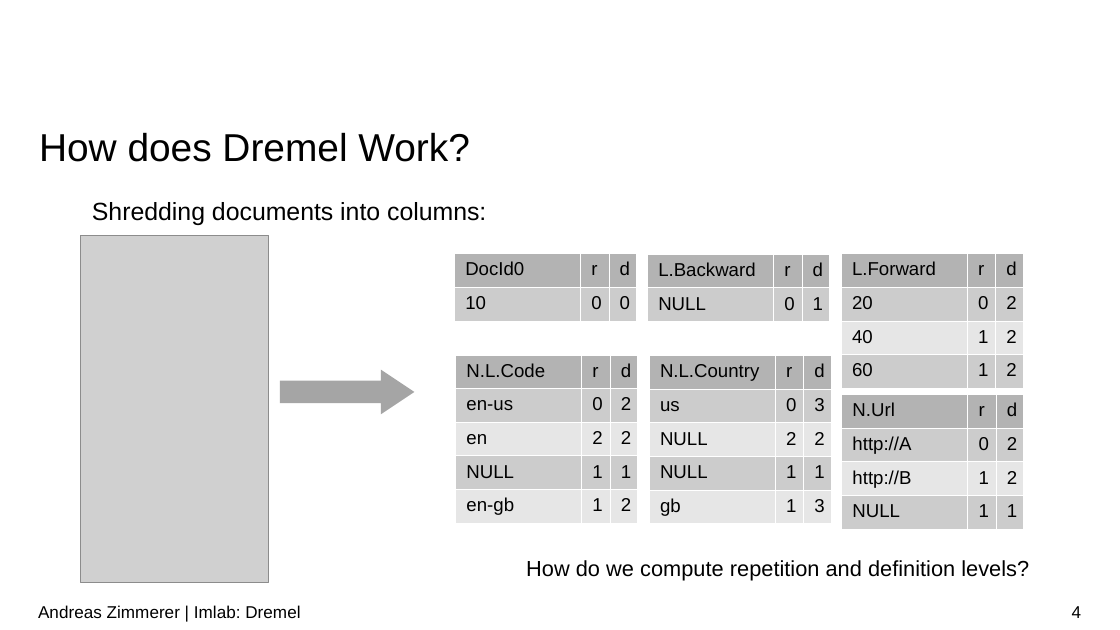
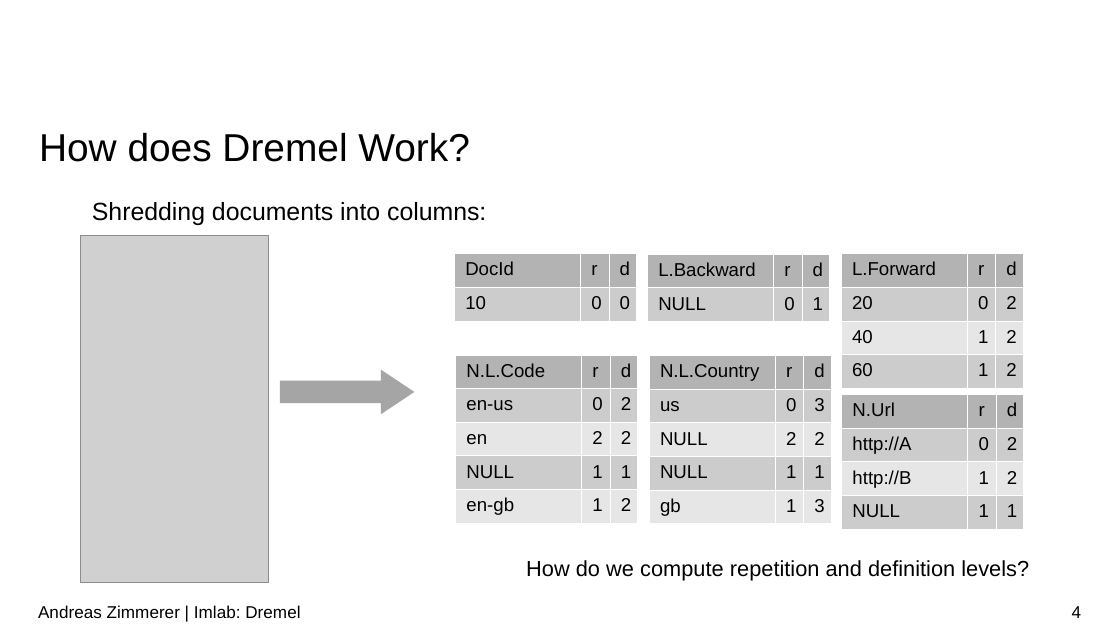
Before and after one commit to andreas-zimmerer/imlab-dremel, a slide deck: slide 4 of _presentation/Final_Presentation.odp. Drawn at 1120x630 pixels with LibreOffice and Linux fonts; fonts in the diff are those of the drawing; grey boxes stand for pictures; background and template pictures are left out. Boxes give left, top, right and bottom in pixels: in the first picture for what was removed or moved away, otherwise in the second. Text is boxed around its words. In the diff, an @@ line names an element or a change of style, - is before the commit and + after.

Commit message:
Final presentation: correction of small typo

```diff
--- a/_presentation/Final_Presentation.odp
+++ b/_presentation/Final_Presentation.odp
@@ table at <box>455,253,636,318</box> @@
-row 1, column 1: DocId0
+row 1, column 1: DocId
```
Also in this commit, not shown: 1 other file.
